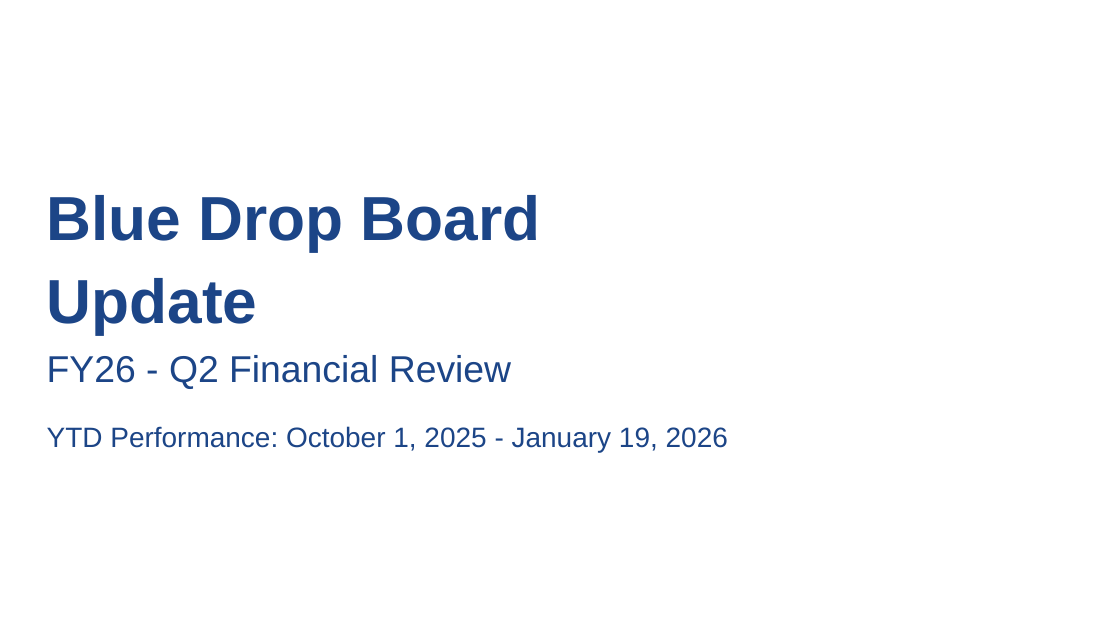
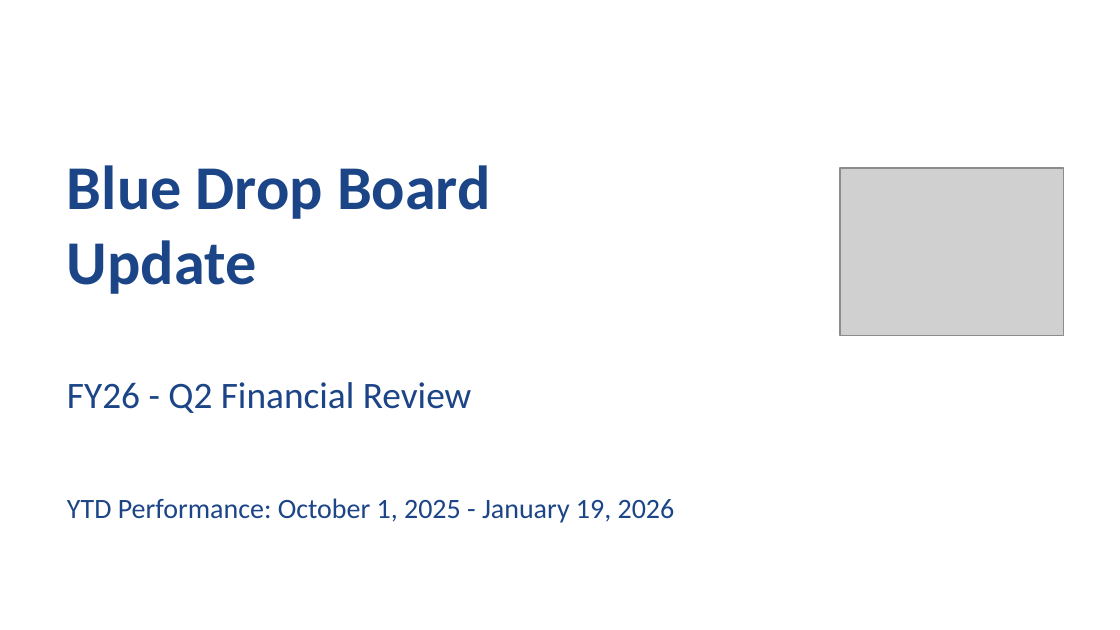
Before and after one commit to lovesha-hqoevents/BOARDUPDATE, a slide deck: slide 1 of Documents/SDO - Workspace/FY26_Q2_Board_Presentation.pptx. Drawn at 1120x630 pixels with LibreOffice and Linux fonts; fonts in the diff are those of the drawing; grey boxes stand for pictures. Boxes give left, top, right and bottom in pixels: in the first picture for what was removed or moved away, otherwise in the second. Text is boxed around its words. In the diff, an @@ line names an element or a change of style, - is before the commit and + after.

```diff
--- a/Documents/SDO - Workspace/FY26_Q2_Board_Presentation.pptx
+++ b/Documents/SDO - Workspace/FY26_Q2_Board_Presentation.pptx
@@ text "Blue Drop Board": place and size @@
-text "Blue Drop Board" at box(47, 195, 541, 251)
+text "Blue Drop Board" at box(67, 165, 675, 523)
@@ text "Blue Drop Board" at box(67, 165, 675, 523): vertical alignment top to middle @@
@@ text at box(67, 165, 491, 219): font Arial to Calibri in "Blue Drop Board"; less space between paragraphs @@
@@ picture added at box(840, 168, 1064, 336) @@
@@ text at box(67, 240, 675, 523): paragraphs added @@
+Update
+FY26 - Q2 Financial Review
+YTD Performance: October 1, 2025 - January 19, 2026
@@ text removed at box(47, 278, 258, 334) @@
-Update
@@ text removed at box(47, 355, 511, 389) @@
-FY26 - Q2 Financial Review
@@ text removed at box(47, 426, 728, 452) @@
-YTD Performance: October 1, 2025 - January 19, 2026
```
Also in this commit, not shown: 6 slides added, 9 other files.
